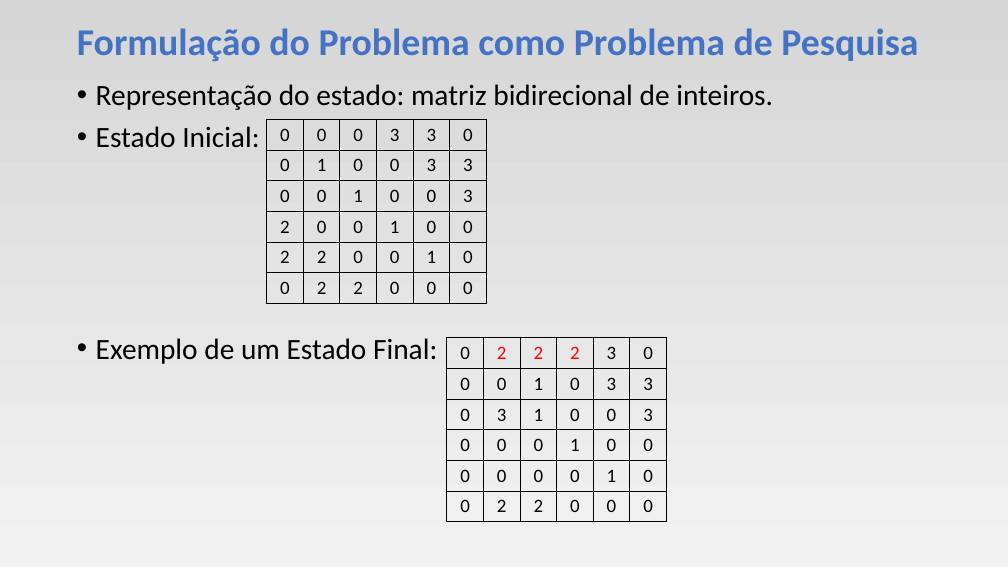
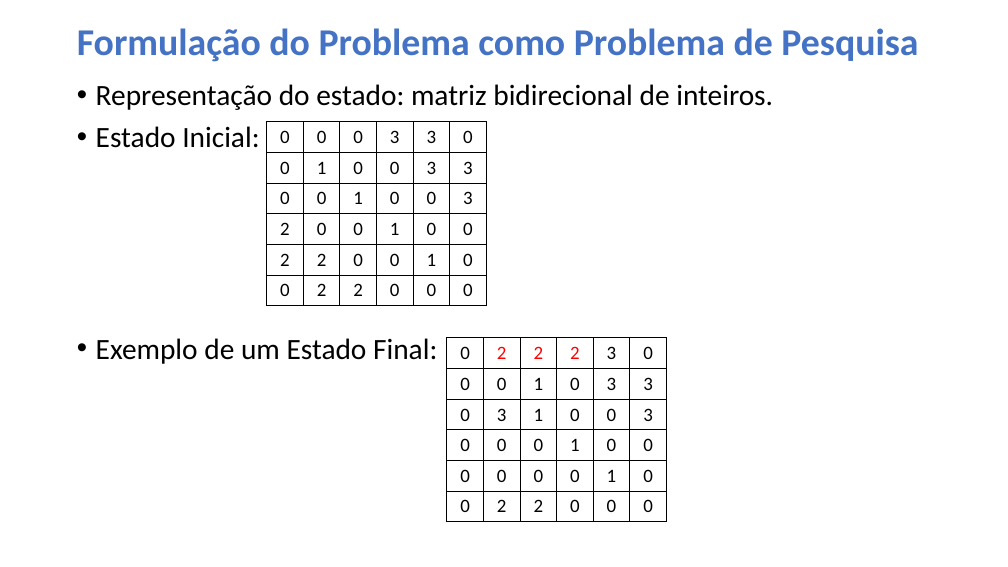
Before and after one commit to DiogoOliveiraReis/FEUP-IART, a slide deck: slide 3 of doc/Checkpoint.pptx. Drawn at 1008x567 pixels with LibreOffice and Linux fonts; fonts in the diff are those of the drawing. Boxes give left, top, right and bottom in pixels: in the first picture for what was removed or moved away, otherwise in the second. Text is boxed around its words. In the diff, an @@ line names an element or a change of style, - is before the commit and + after.

```diff
--- a/doc/Checkpoint.pptx
+++ b/doc/Checkpoint.pptx
@@ background gradient #D7D7D7 to #F2F2F2 to #FFFFFF @@
```
Also in this commit, not shown: 4 other slides changed, 5 other files.
